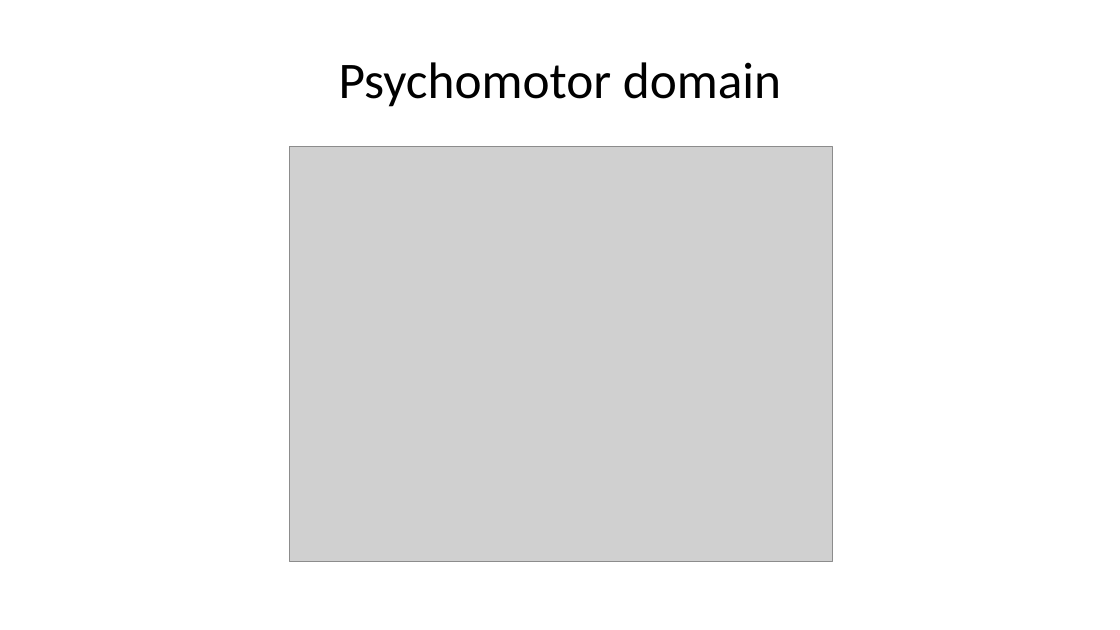
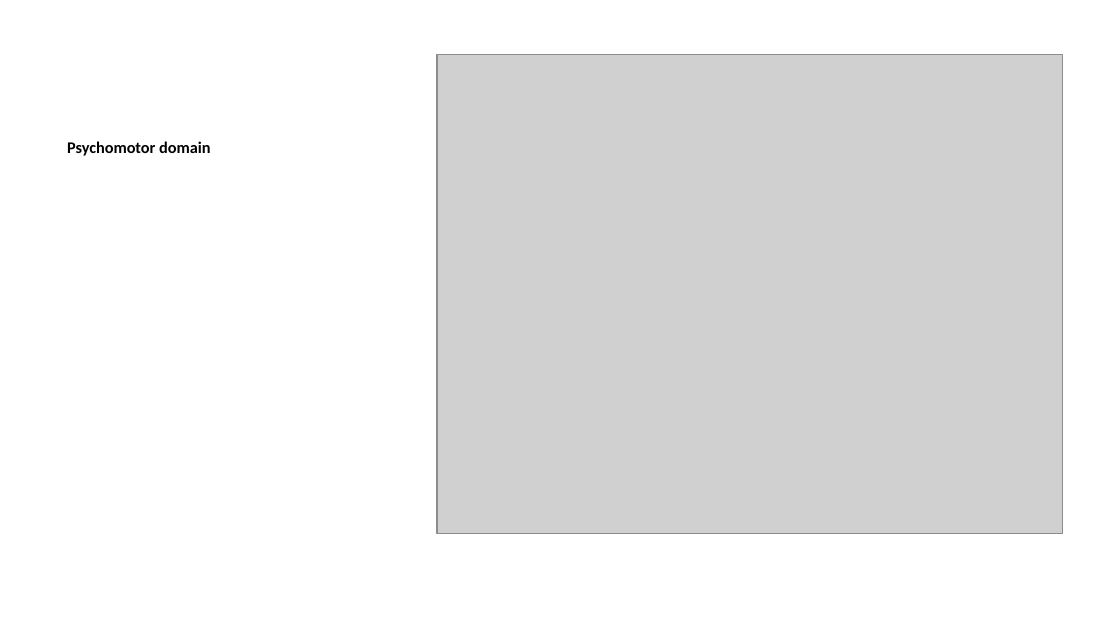
Before and after one commit to lmu-osc/train-the-trainer-student-track-pedagogy, a slide deck: slide 55 of materials/PMM-M1/PMM-M1-S1-Core-Didactic-Principles/PMM-M1-S1-Core-Didactic-Principles-slides.pptx. Drawn at 1120x630 pixels with LibreOffice and Linux fonts; fonts in the diff are those of the drawing; grey boxes stand for pictures. Boxes give left, top, right and bottom in pixels: in the first picture for what was removed or moved away, otherwise in the second. Text is boxed around its words. In the diff, an @@ line names an element or a change of style, - is before the commit and + after.

```diff
--- a/materials/PMM-M1/PMM-M1-S1-Core-Didactic-Principles/PMM-M1-S1-Core-Didactic-Principles-slides.pptx
+++ b/materials/PMM-M1/PMM-M1-S1-Core-Didactic-Principles/PMM-M1-S1-Core-Didactic-Principles-slides.pptx
@@ picture: place and size @@
-picture at (289,147,832,562)
+picture at (437,55,1062,534)
@@ text "Psychomotor domain": place and size @@
-text "Psychomotor domain" at (339,62,781,107)
+text "Psychomotor domain" at (67,141,210,156)
@@ text "Psychomotor domain" at (67,141,210,156): size 33 to 10.5 pt, bold on; alignment centre to left; more space between paragraphs; vertical alignment middle to top @@
```
Also in this commit, not shown: 28 other slides changed, 5 slides added, 5 slides removed, 16 other files.
